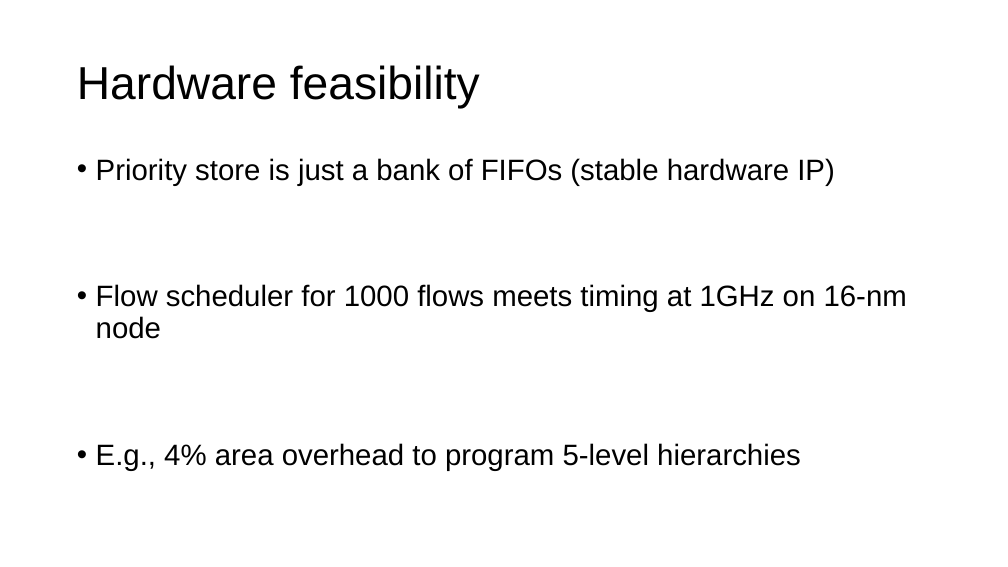
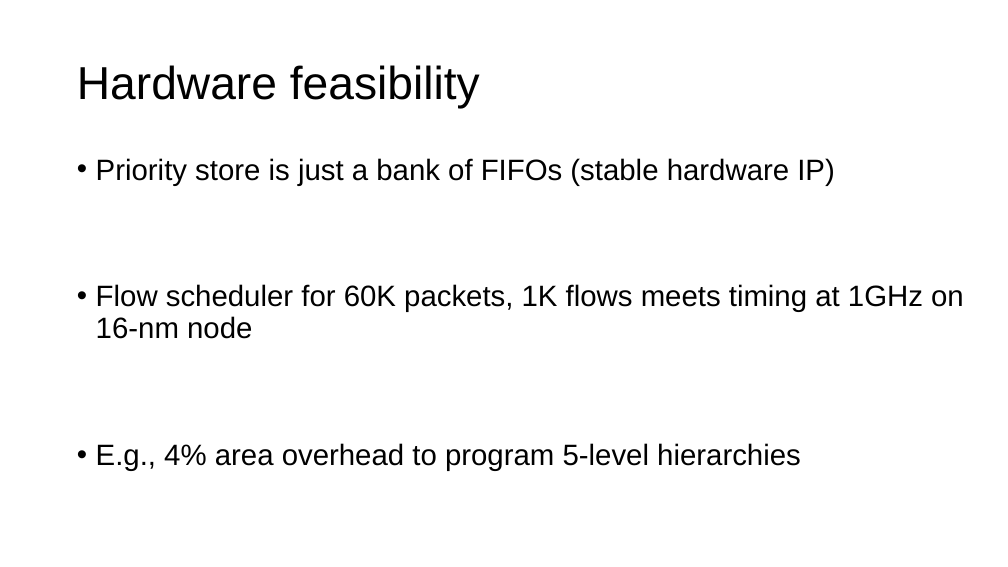
Before and after one commit to anirudhSK/pifo-domino-marple-ppts, a slide deck: slide 47 of domino_pifo.pptx. Drawn at 1008x567 pixels with LibreOffice and Linux fonts; fonts in the diff are those of the drawing. Boxes give left, top, right and bottom in pixels: in the first picture for what was removed or moved away, otherwise in the second. Text is boxed around its words. In the diff, an @@ line names an element or a change of style, - is before the commit and + after.

```diff
--- a/domino_pifo.pptx
+++ b/domino_pifo.pptx
@@ text at [96, 284, 964, 339]: text changed @@
-• Flow scheduler for 1000 flows meets timing at 1GHz on 16-nm node
+• Flow scheduler for 60K packets, 1K flows meets timing at 1GHz on 16-nm node
```
Also in this commit, not shown: 2 other slides changed, 1 slide added.
